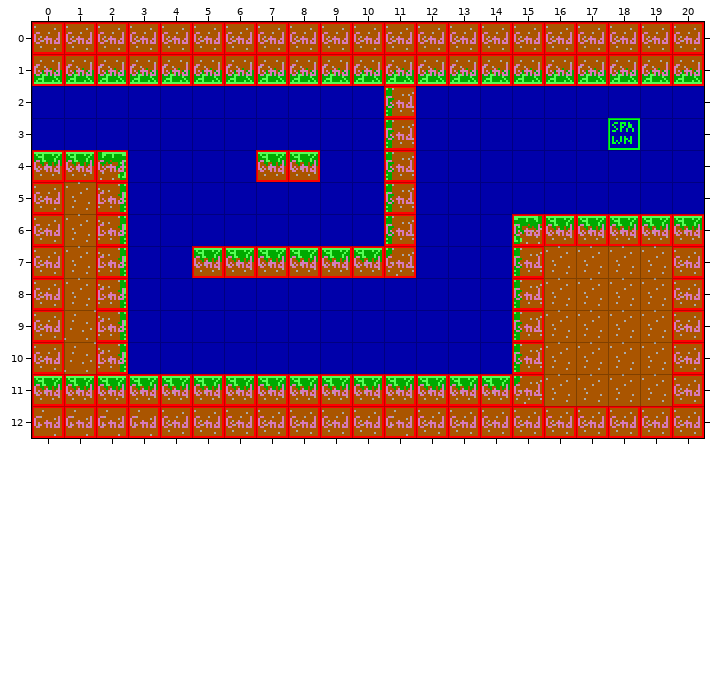
Two states of a Tiled map, levels/0204.tmx. Above: the version before the commit.
Cells are 16x16 px. Shown: x 0..20, y 0..12.
Once edited:
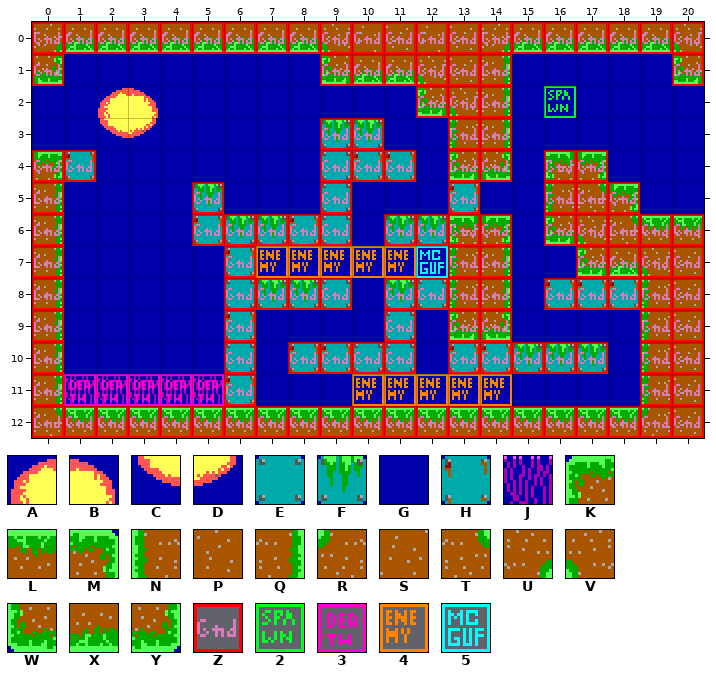
Key: from "Tileset": A 0, B 1, C 20, D 21, E 40, F 41, G 44, H 60, J 61, K 81, L 82, M 83, N 101, P 102, Q 103, R 121, S 122, T 123, U 161, V 162, W 181, X 182, Y 183; from "obj_layer": Z 1, 2 2, 3 3, 4 5, 5 6.
_ is an empty cell.
Tiles replaced or removed in this view: 2, G, K, L, M, N, P, Q, R, S, X, Z.
Edits made:
Changed rows in their new state; . is an unchanged cell.
Layer "bg":
first column x 0:
 0 UXXXXXXXXVS.S.UXXXXXV
 1 YGGGGGGGGW..VPQGGGGGW
 2 ..AB.......GWVQ......
 3 ..CD.....FFG.NQ......
 4 MHG....GGEHH.WY.KM...
 5 QGG..F...E.G.H..NTM..
 6 QGG..HFFHE.FFKMGWVT..
 7 QGG..GHGGGGG.NQGGWXV.
 8 QGG...EFFE.FENQGHHHN.
 9 QGG...H....E.WYGGGGN.
10 QGG...E.HHEE.HHFFFGN.
11 QJJJJJHGGGGGGGGGGGGN.
12 TLLLLLLLLLLLLLLLLLLR.
Layer "col":
first column x 1:
 1 ________......_____
 2 .........._ZZZ.2...
 3 ........ZZ_.ZZ..._.
 4 ._....__ZZ..ZZ.ZZ..
 5 ._..Z...Z._.Z..ZZZ.
 6 ._..ZZZZZ..ZZZ_....
 7 ._.._.444445ZZ_.ZZZ
 8 ._...ZZZZ.ZZZZ_ZZZZ
 9 ._...Z....Z.ZZ_...Z
10 ._...Z.ZZZZ.ZZ.ZZ.Z
11 33333.___44444_...Z
Where, in picture pixels (left, top, right, bottom), the same in both pictures:
changed: (34, 24, 702, 436)
